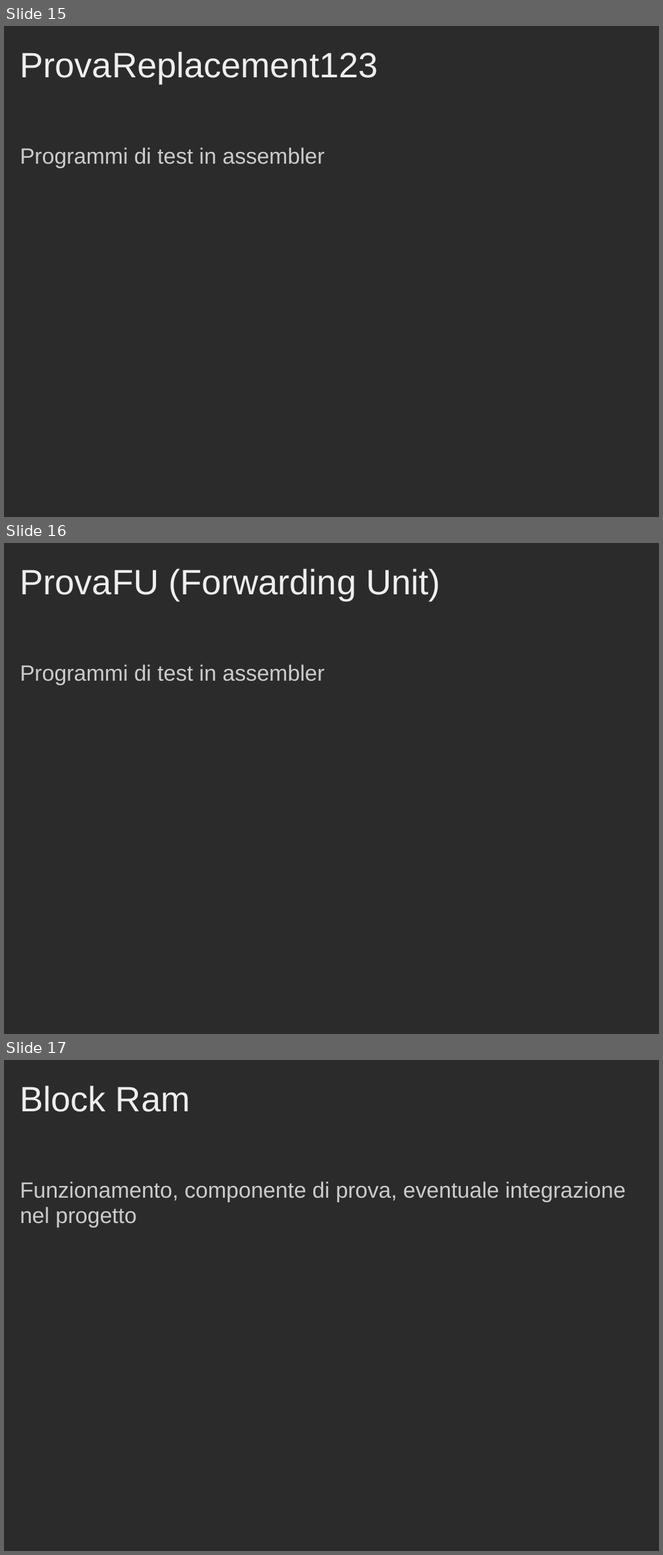
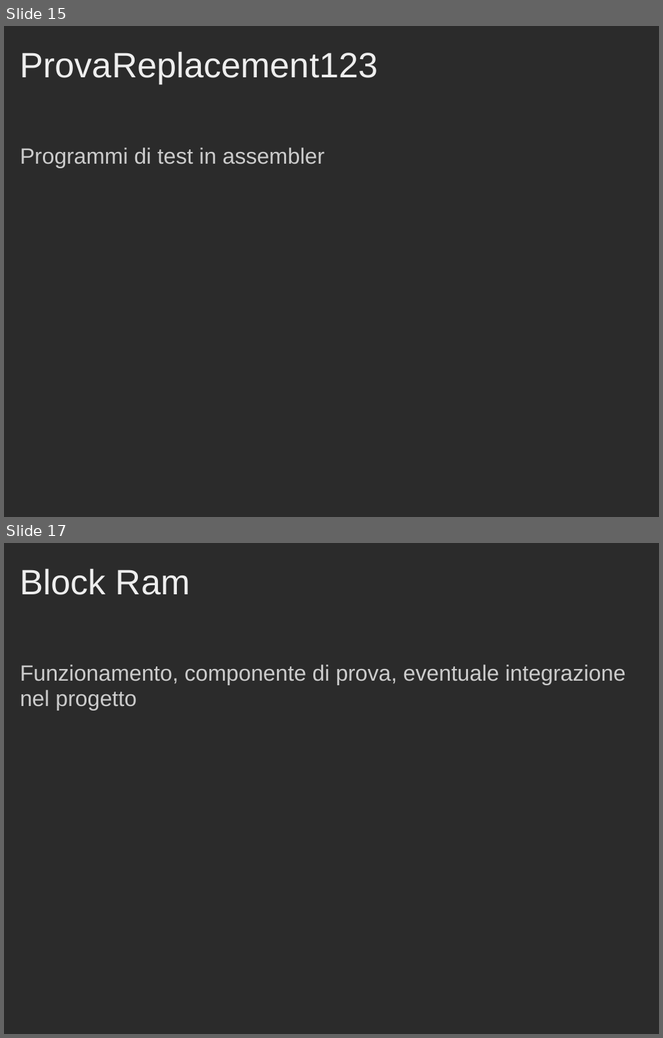
Before and after one commit to Muffo/dlxcache, a slide deck: Presentazione_Progetto_Cache.ppt. Shown one above the other, each under a label of ours: slides 15, 16 and 17 before the commit, slides 15 and 17 after it; the slides between them are not shown. The pictures are 663x1555 and 663x1038 pixels, drawn with LibreOffice and Linux fonts; fonts in the diff are those of the drawing; background and template pictures are left out; a plain dark background stands for a picture behind light text. Boxes give left, top, right and bottom in pixels: in the first picture for what was removed or moved away, otherwise in the second. Text is boxed around its words. In the diff, an @@ line names an element or a change of style, - is before the commit and + after.

```diff
--- a/Presentazione_Progetto_Cache.ppt
+++ b/Presentazione_Progetto_Cache.ppt
@@ slide 16 removed at <box>4,543,659,1034</box>, background picture (left out) @@
@@ title removed at <box>20,568,440,601</box> @@
-ProvaFU (Forwarding Unit)
@@ text removed at <box>20,665,324,685</box> @@
-Programmi di test in assembler
```
Also in this commit, not shown: 1 slide changed, 1 slide added, 2 other files.
